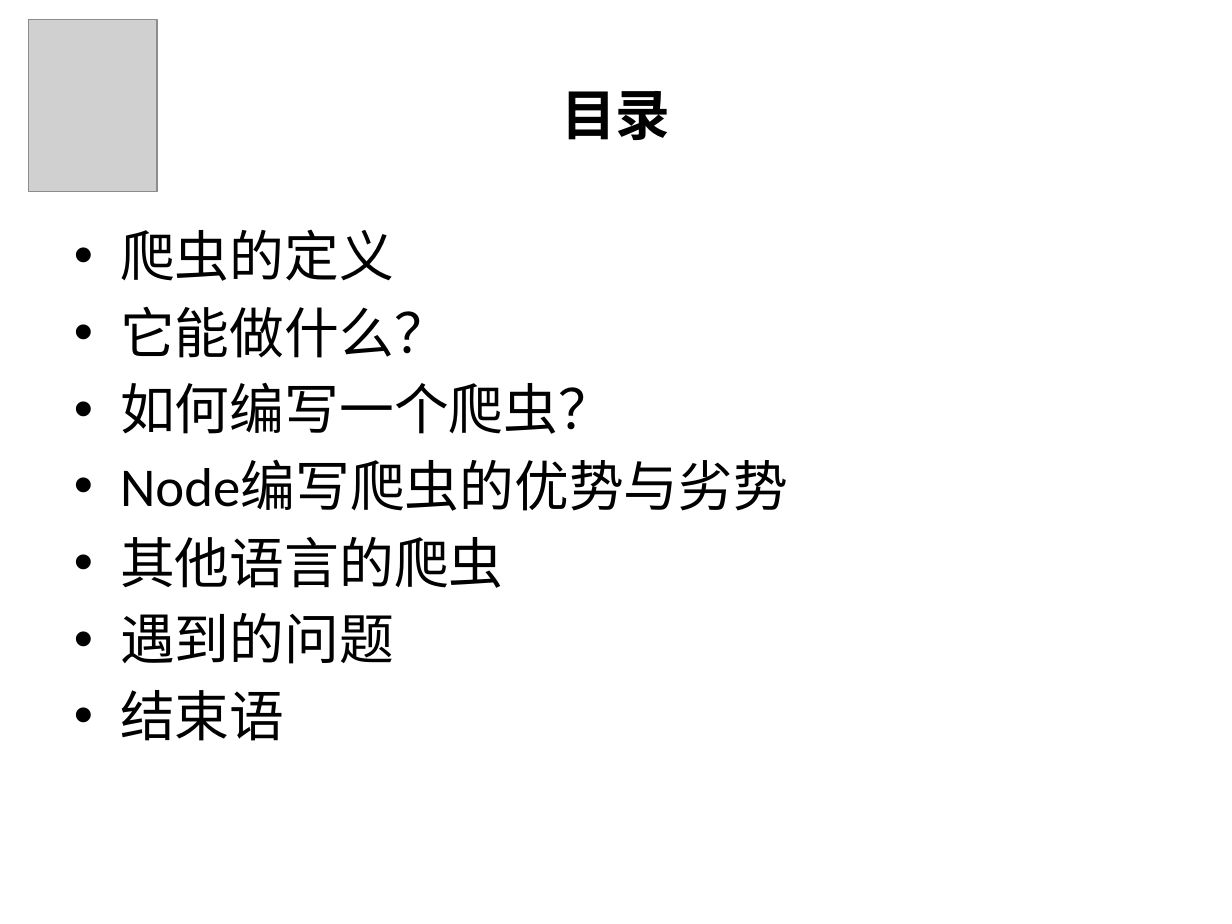
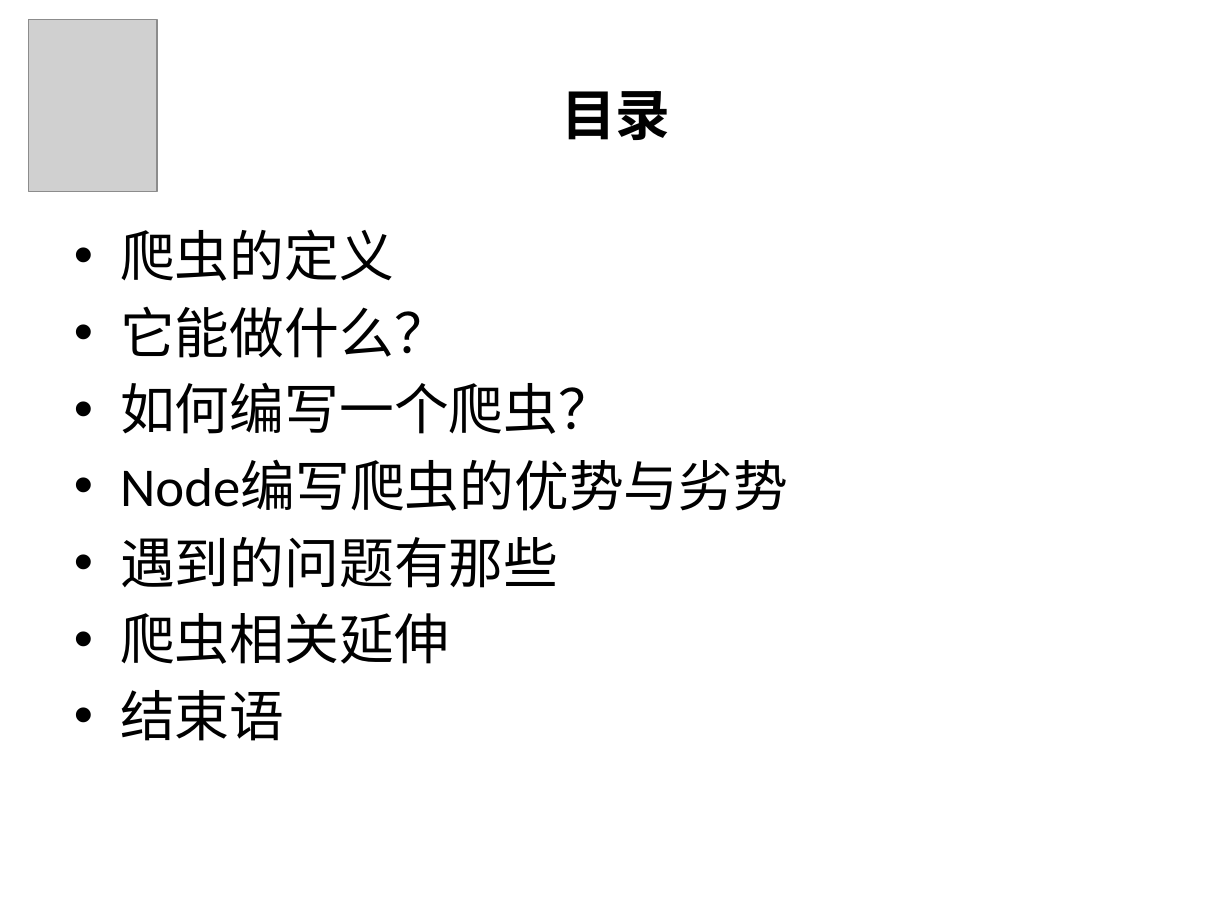
Before and after one commit to PmcFizz/snake, a slide deck: slide 2 of 基于Node的微小爬虫.pptx. Drawn at 1232x924 pixels with LibreOffice and Linux fonts; fonts in the diff are those of the drawing; grey boxes stand for pictures. Boxes give left, top, right and bottom in pixels: in the first picture for what was removed or moved away, otherwise in the second. Text is boxed around its words. In the diff, an @@ line names an element or a change of style, - is before the commit and + after.

```diff
--- a/基于Node的微小爬虫.pptx
+++ b/基于Node的微小爬虫.pptx
@@ text at (120,537,558,664): text changed @@
-• 其他语言的爬虫
-• 遇到的问题
+• 遇到的问题有那些
+• 爬虫相关延伸
```
Also in this commit, not shown: 3 other slides changed, 1 slide added, 1 slide removed.
